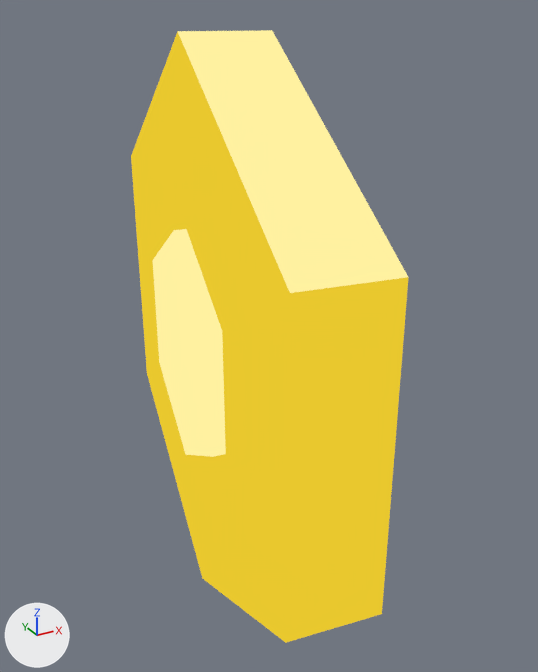
Before and after pictures for a commit that changed the glTF model Assets/TD2/Screen3D/Kit07/white/Gem_2.gltf.
One viewpoint serves both versions: a 50 mm camera at (-0.247, -0.213, 0.754) aimed at (0.028, 0.287, 0.504). Lighting does not change. The marker at lower left points along +X, +Y and +Z. The picture after the commit comes second.

Objects in the first picture: 'Gem_2_baked'.
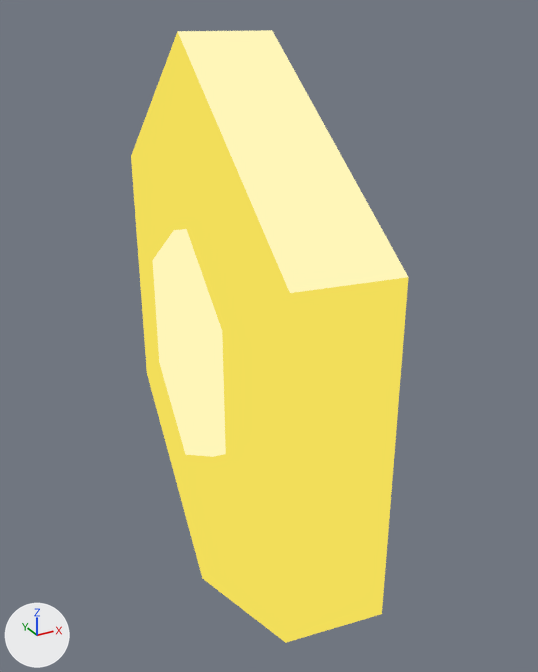
Location of each change, (x1, y1, x2, y2) in pixels of the pictures (538 x 672 px):
'Gem_2_baked', recoloured: (131, 30, 408, 643) in both

The change, as a diff of the scene's bpy script:
```diff
--- a/Assets/TD2/Screen3D/Kit07/white/Gem_2.gltf.py
+++ b/Assets/TD2/Screen3D/Kit07/white/Gem_2.gltf.py
@@ mat_k07_white_gem @@
 n0 = _N.new('ShaderNodeEmission'); n0.name = 'Emission'
-n0.inputs[0].default_value = (0.815, 0.578, 0.0273, 1.0)  # 'Color', yellow #e9c82e
+n0.inputs[0].default_value = (0.888, 0.73, 0.102, 1.0)  # 'Color', yellow #f2de5a
 n1 = _N.new('ShaderNodeLightPath'); n1.name = 'Light Path'
@@ mat_k07_white_gem_light @@
 n0 = _N.new('ShaderNodeEmission'); n0.name = 'Emission'
-n0.inputs[0].default_value = (1.0, 0.88, 0.352, 1.0)  # 'Color', yellow #fff1a0
+n0.inputs[0].default_value = (1.0, 0.922, 0.479, 1.0)  # 'Color', beige #fff6b8
 n1 = _N.new('ShaderNodeLightPath'); n1.name = 'Light Path'
```
